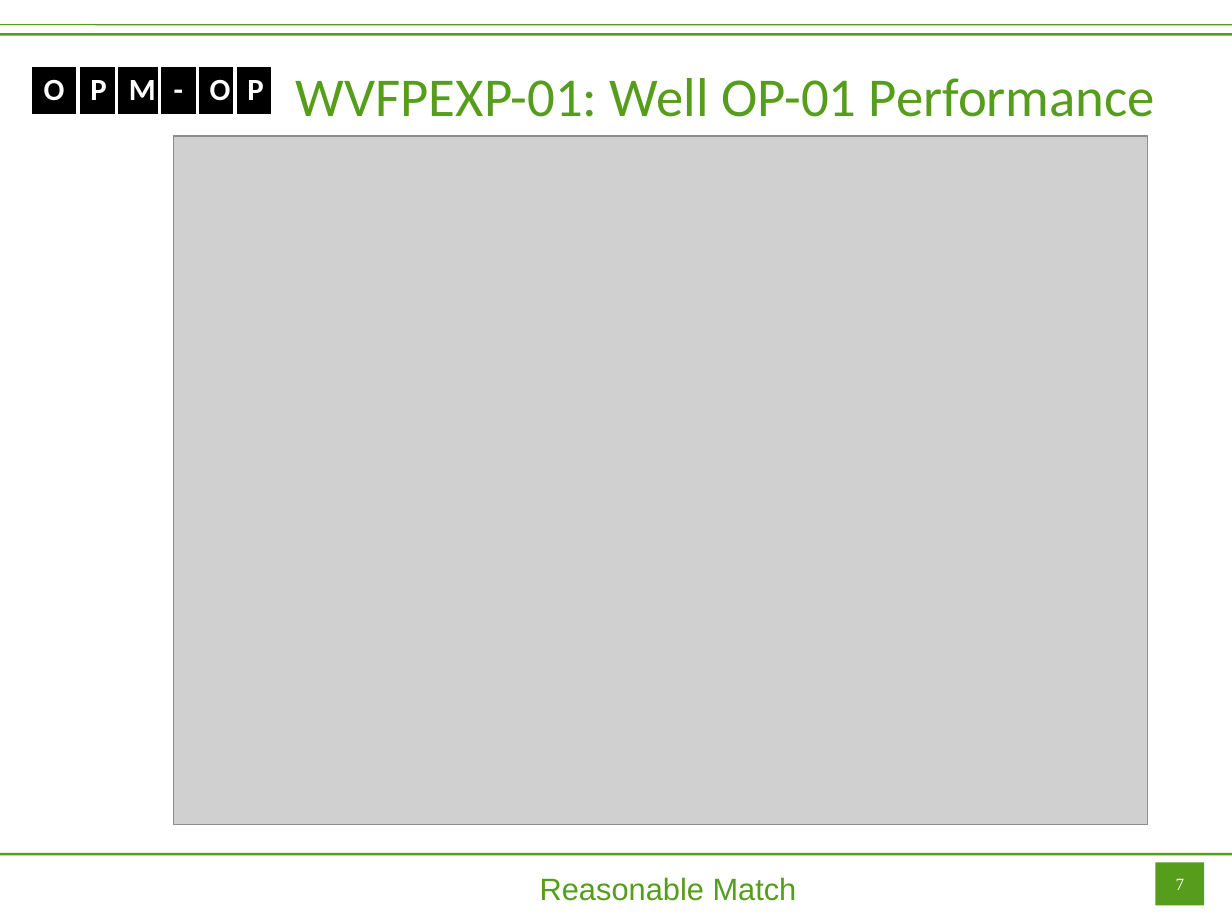
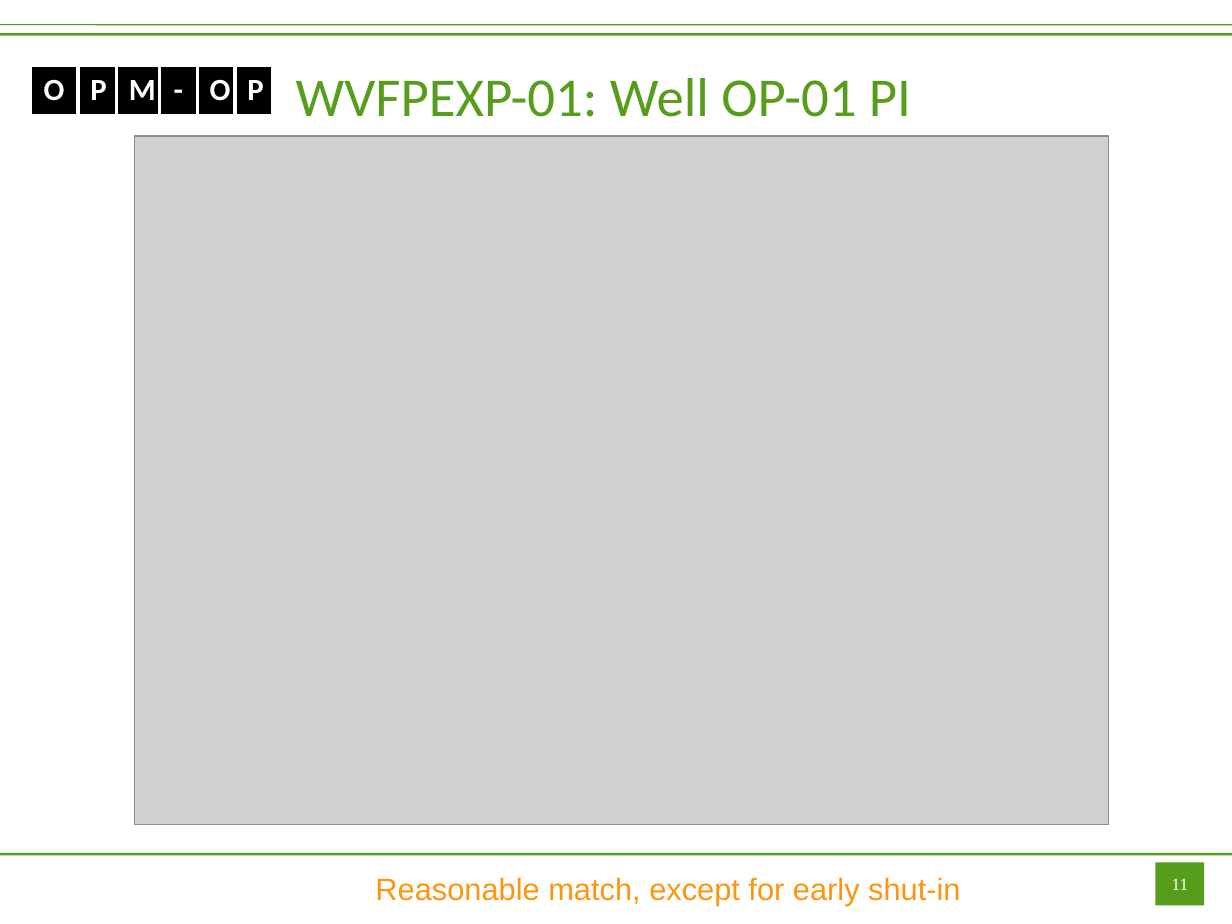
Before and after one commit to OPM/opm-tests, a slide deck: slide 11 of wvfpexp/WVFPEXP.odp (slide 7 before the commit). Drawn at 1232x924 pixels with LibreOffice and Linux fonts; fonts in the diff are those of the drawing; grey boxes stand for pictures. Boxes give left, top, right and bottom in pixels: in the first picture for what was removed or moved away, otherwise in the second. Text is boxed around its words. In the diff, an @@ line names an element or a change of style, - is before the commit and + after.

```diff
--- a/wvfpexp/WVFPEXP.odp
+++ b/wvfpexp/WVFPEXP.odp
@@ title at [296,78,911,117]: text changed @@
-WVFPEXP-01: Well OP-01 Performance
+WVFPEXP-01: Well OP-01 PI
@@ picture: place and size @@
-picture at [174,136,1147,824]
+picture at [134,136,1108,824]
@@ text at [375,877,960,905]: text changed; text colour #579D1C to #FF950E @@
-Reasonable Match
+Reasonable match, except for early shut-in
@@ page number at [1172,878,1188,890]: text changed @@
-7
+11
```
Also in this commit, not shown: 9 other slides changed, 63 slides added, 1 other file.
